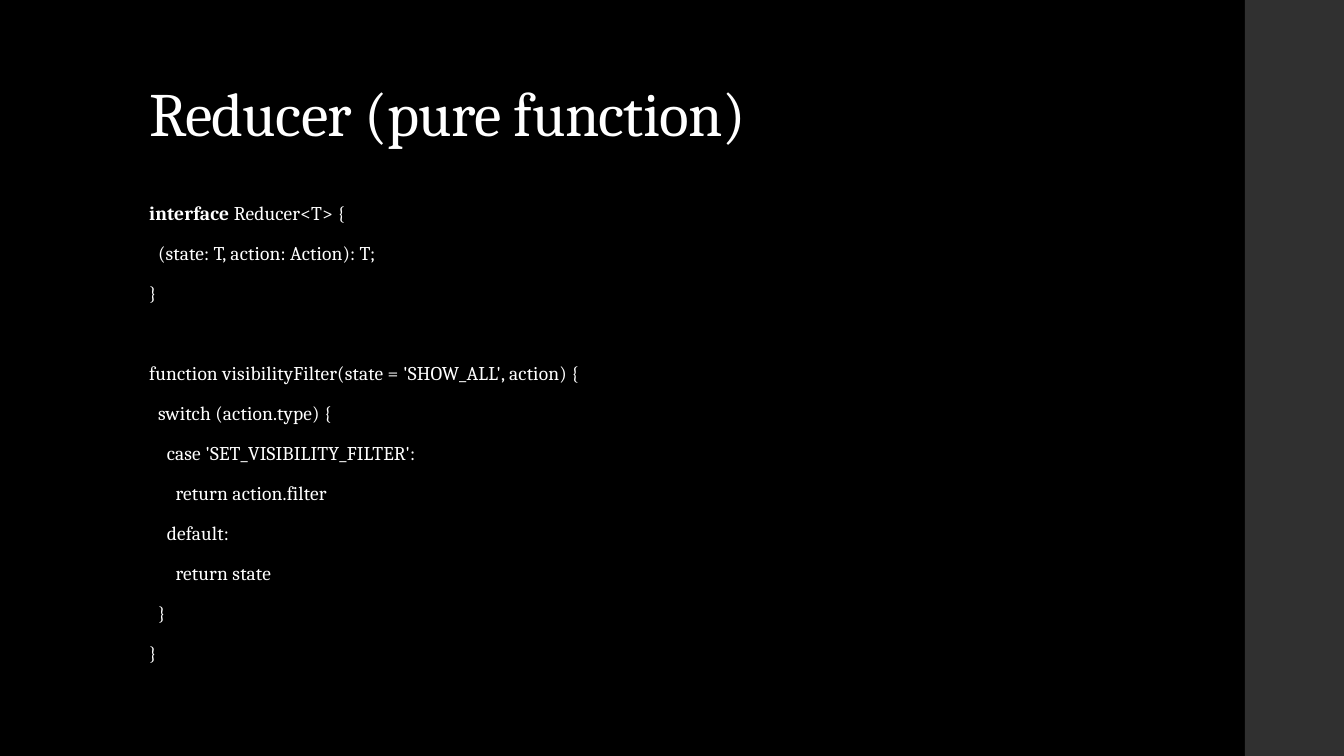
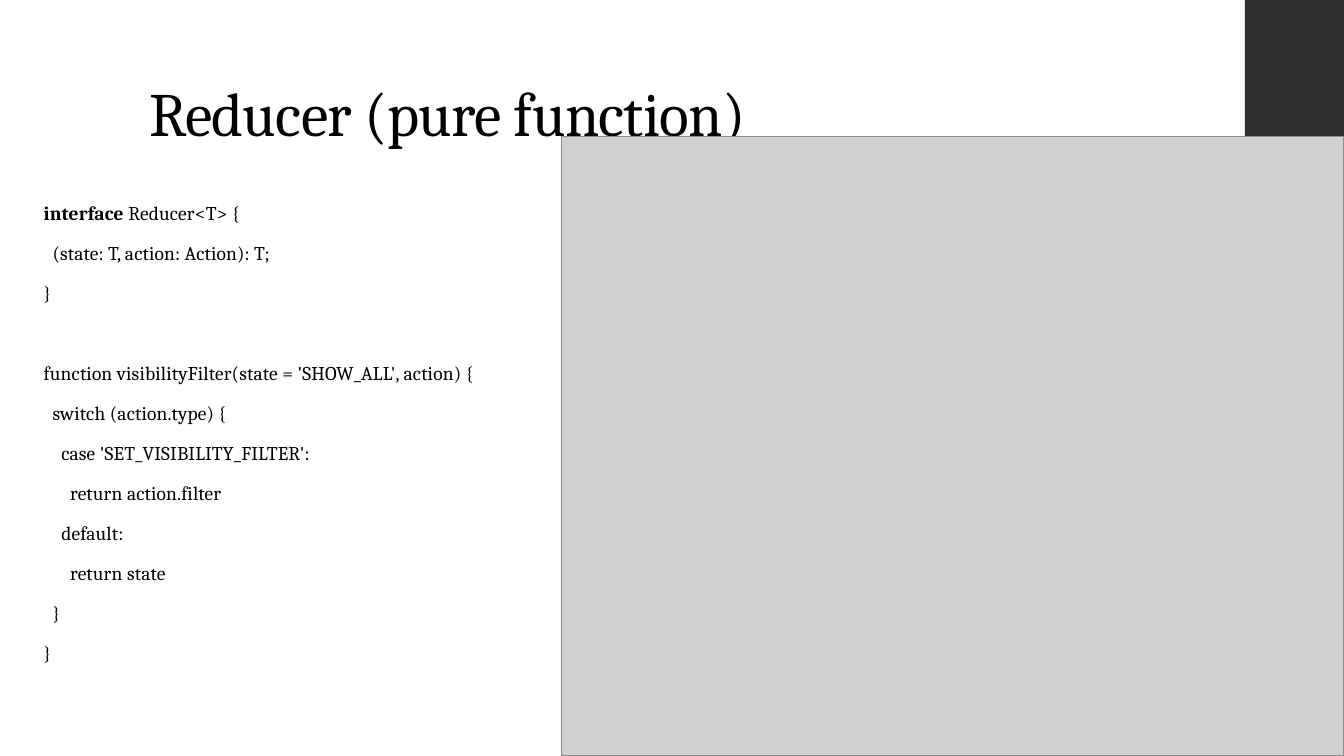
Before and after one commit to arunicus/tic-tac-toe, a slide deck: slide 5 of Redux.pptx (slide 10 before the commit). Drawn at 1344x756 pixels with LibreOffice and Linux fonts; fonts in the diff are those of the drawing; grey boxes stand for pictures. Boxes give left, top, right and bottom in pixels: in the first picture for what was removed or moved away, otherwise in the second. Text is boxed around its words. In the diff, an @@ line names an element or a change of style, - is before the commit and + after.

```diff
--- a/Redux.pptx
+++ b/Redux.pptx
@@ background #000000 to #FFFFFF @@
@@ title "Reducer (pure function)" at (149,92,745,150): text colour #FFFFFF to #000000 @@
@@ picture added at (562,136,1344,756) @@
@@ text "interface Reducer<T> {" at (44,206,462,581): text colour #FFFFFF to #000000 @@
@@ text "interface Reducer<T> {": place and size @@
-text "interface Reducer<T> {" at (149,206,567,581)
+text "interface Reducer<T> {" at (44,206,462,581)
```
Also in this commit, not shown: 10 other slides changed, 5 slides removed, 9 other files.
